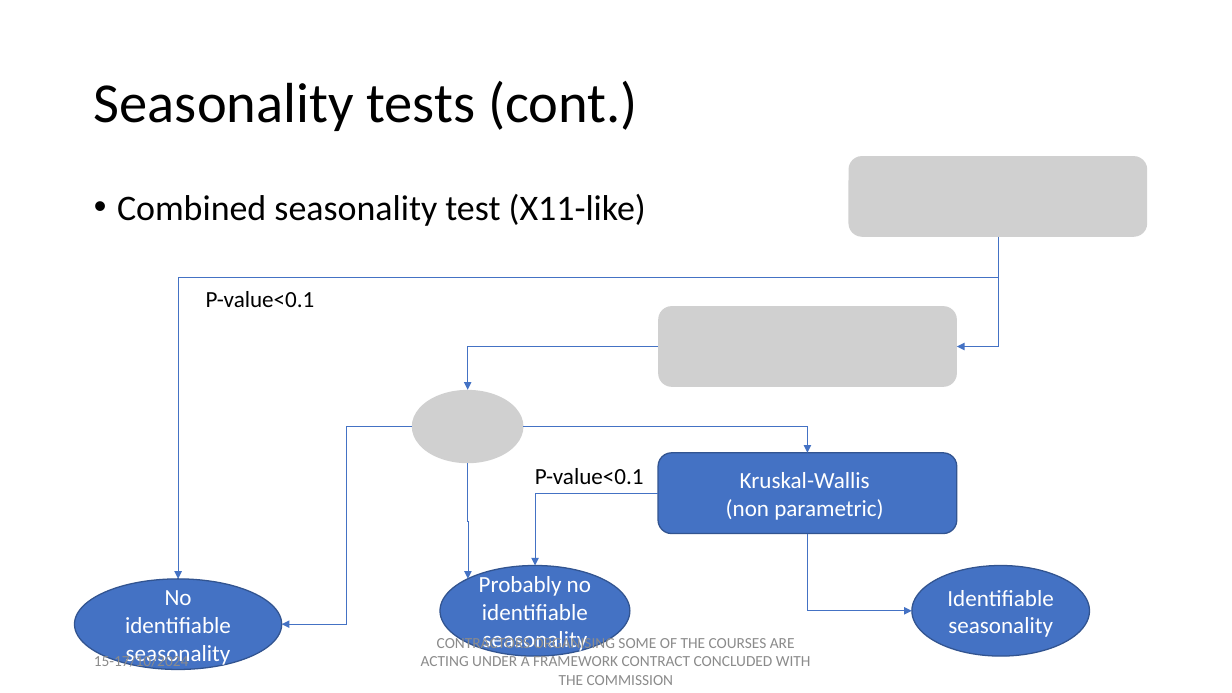
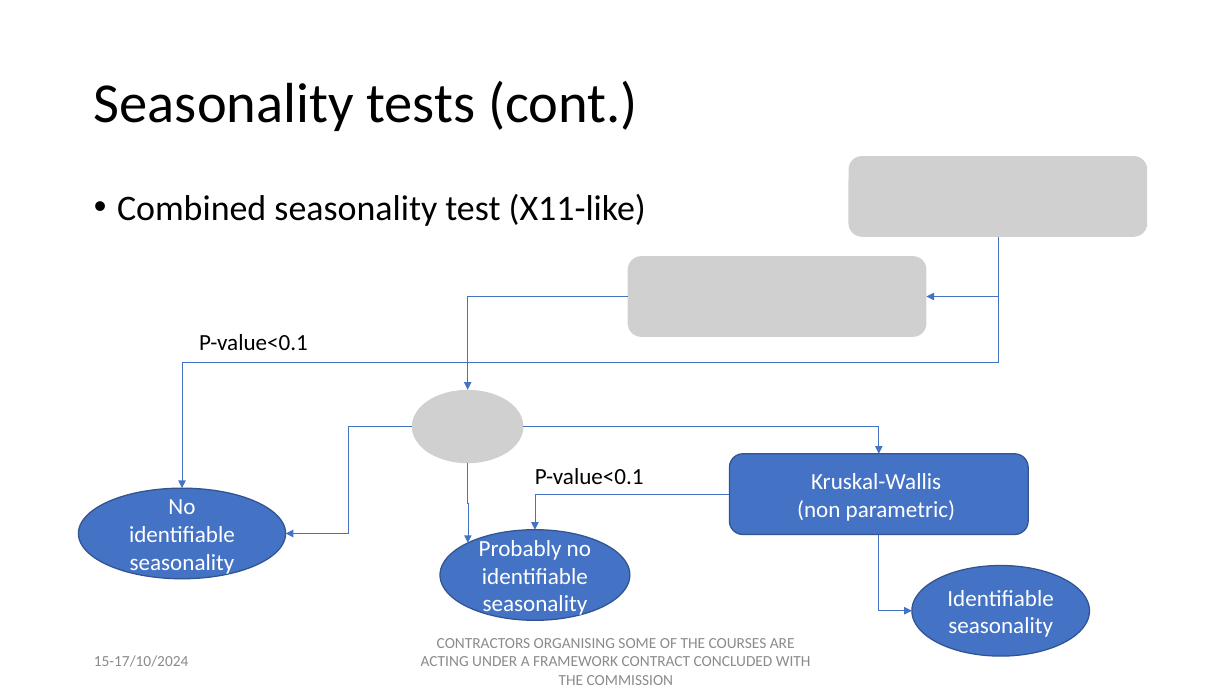
Before and after one commit to palatej/ESTP2024, a slide deck: slide 5 of Presentations/1.6 Seasonality tests.pptx. Drawn at 1232x693 pixels with LibreOffice and Linux fonts; fonts in the diff are those of the drawing; grey boxes stand for pictures. Boxes give left, top, right and bottom in pixels: in the first picture for what was removed or moved away, otherwise in the second. Text is boxed around its words. In the diff, an @@ line names an element or a change of style, - is before the commit and + after.

```diff
--- a/Presentations/1.6 Seasonality tests.pptx
+++ b/Presentations/1.6 Seasonality tests.pptx
@@ elbow arrow moved from (998, 237) - (178, 579) to (998, 237) - (182, 488) @@
@@ elbow arrow moved from (998, 237) - (958, 347) to (998, 237) - (927, 297) @@
@@ picture: place and size @@
-picture at [658,306,957,386]
+picture at [628,256,926,336]
@@ elbow arrow moved from (658, 347) - (468, 390) to (628, 297) - (468, 390) @@
@@ text "P-value<0.1": place and size @@
-text "P-value<0.1" at [206,291,315,307]
+text "P-value<0.1" at [199,334,308,350]
@@ elbow arrow moved from (412, 427) - (282, 625) to (412, 427) - (286, 533) @@
@@ elbow arrow moved from (524, 427) - (808, 453) to (524, 427) - (879, 454) @@
@@ elbow arrow moved from (468, 463) - (468, 579) to (468, 463) - (468, 543) @@
@@ rounded rectangle "Kruskal-Wallis": place and size @@
-rounded rectangle "Kruskal-Wallis" at [658,453,957,533]
+rounded rectangle "Kruskal-Wallis" at [730,454,1029,534]
@@ ellipse "No identifiable seasonality": place and size @@
-ellipse "No identifiable seasonality" at [75,579,282,669]
+ellipse "No identifiable seasonality" at [79,488,286,579]
@@ elbow arrow moved from (658, 494) - (535, 566) to (730, 494) - (535, 530) @@
@@ ellipse "Probably no identifiable seasonality": place and size @@
-ellipse "Probably no identifiable seasonality" at [440,566,630,656]
+ellipse "Probably no identifiable seasonality" at [440,530,630,620]
@@ elbow arrow moved from (808, 533) - (912, 611) to (879, 534) - (912, 611) @@
```
Also in this commit, not shown: 4 other files.
